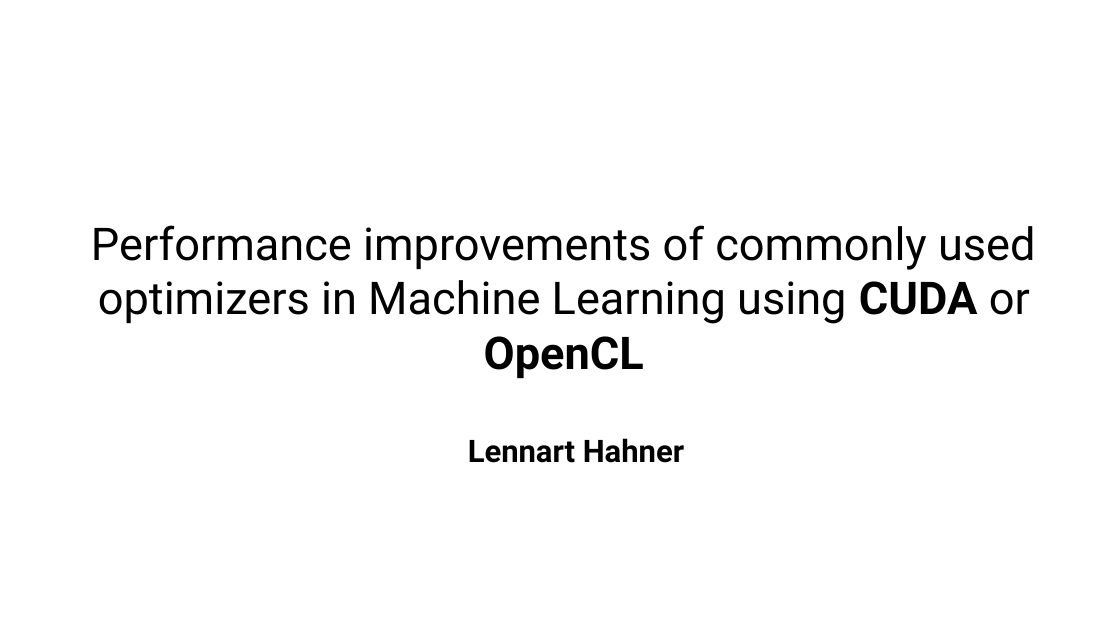
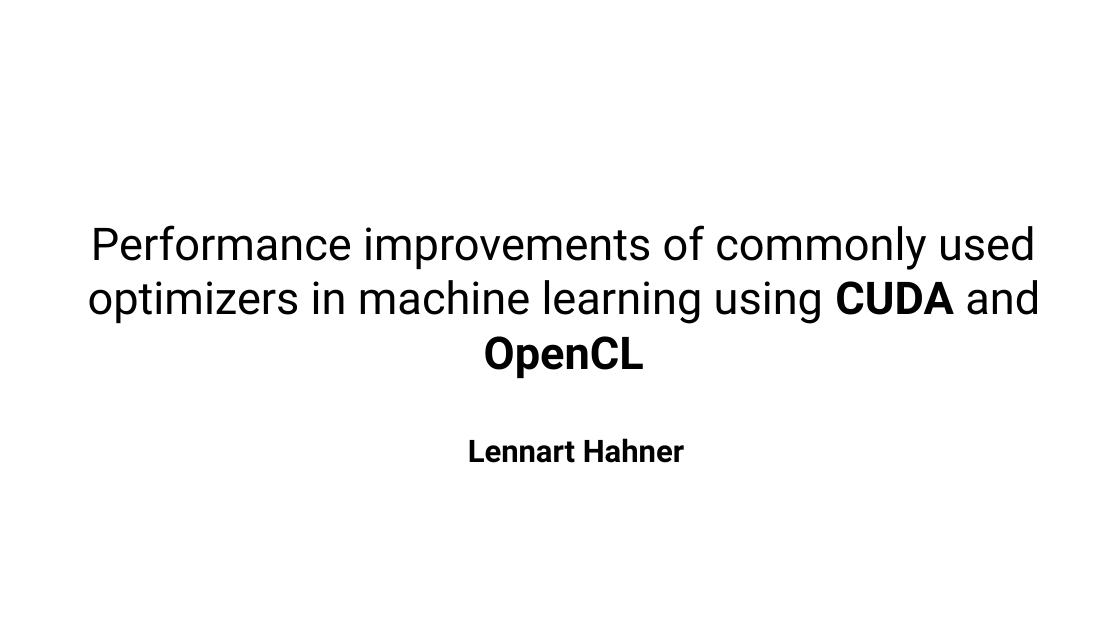
Before and after one commit to lhahner/opti-perf, a slide deck: slide 1 of docs/presentation/final-presentation.odp. Drawn at 1120x630 pixels with LibreOffice and Linux fonts; fonts in the diff are those of the drawing. Boxes give left, top, right and bottom in pixels: in the first picture for what was removed or moved away, otherwise in the second. Text is boxed around its words. In the diff, an @@ line names an element or a change of style, - is before the commit and + after.

```diff
--- a/docs/presentation/final-presentation.odp
+++ b/docs/presentation/final-presentation.odp
@@ title at (88,225,1040,379): text changed @@
-Performance improvements of commonly used optimizers in Machine Learning using CUDA or OpenCL
+Performance improvements of commonly used optimizers in machine learning using CUDA and OpenCL
```
Also in this commit, not shown: 36 other slides changed, 3 slides added, 1 slide removed.
